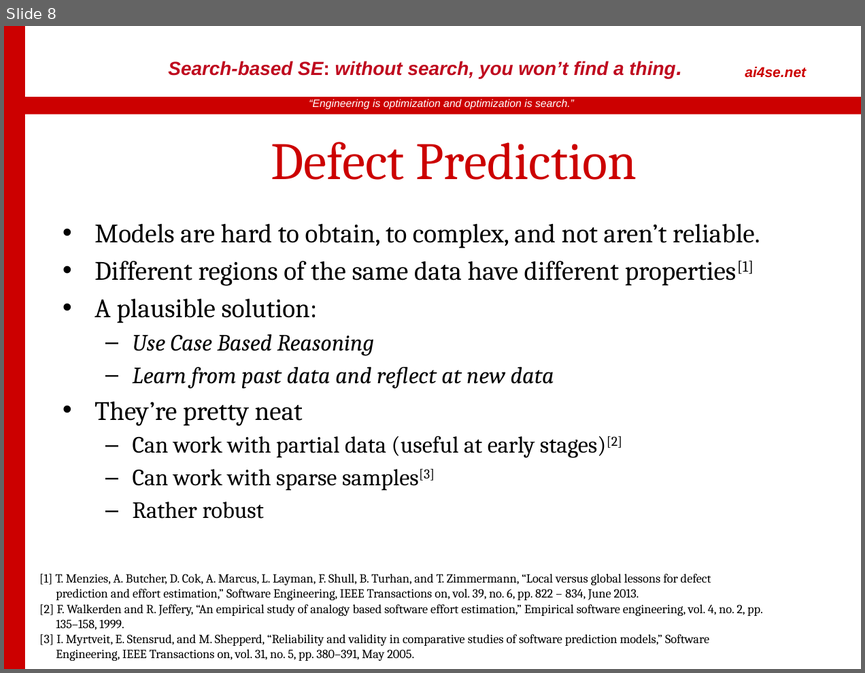
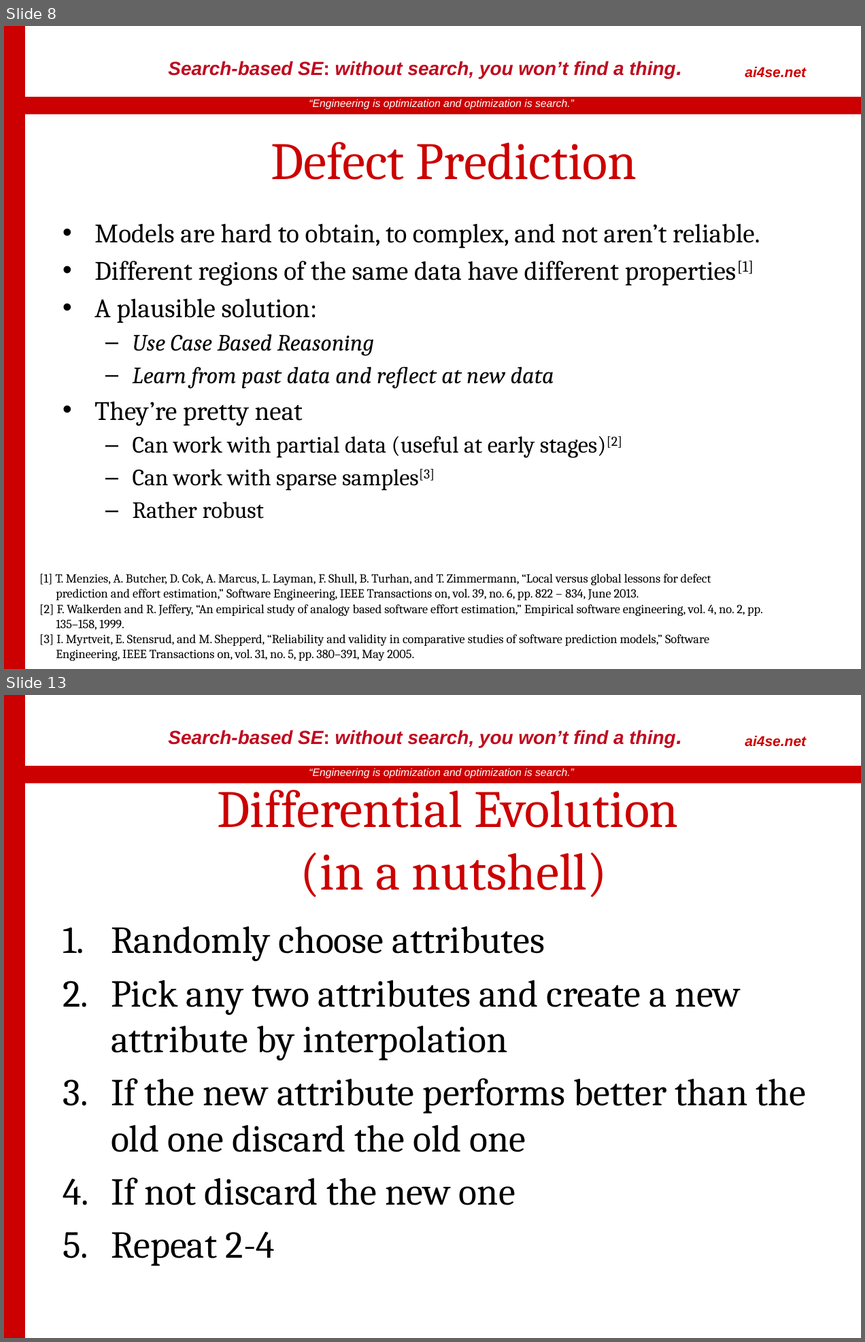
Before and after one commit to rahlk/CSC712-Software-Testing, a slide deck: Report/FinalPresentation.pptx. Shown one above the other, each under a label of ours: slide 8 before the commit, slides 8 and 13 after it; the slides between them are not shown. The pictures are 865x673 and 865x1342 pixels, drawn with LibreOffice and Linux fonts; fonts in the diff are those of the drawing; background and template pictures are left out. Boxes give left, top, right and bottom in pixels: in the first picture for what was removed or moved away, otherwise in the second. Text is boxed around its words. In the diff, an @@ line names an element or a change of style, - is before the commit and + after.

```diff
--- a/Report/FinalPresentation.pptx
+++ b/Report/FinalPresentation.pptx
@@ slide 13 added at box(4, 695, 861, 1338), background #FFFFFF; not listed: 4 template elements that a slide beside it also shows @@
@@ title added at box(218, 779, 679, 897), 44 pt, text #CC0000 @@
+Differential Evolution
+(in a nutshell)
@@ text added at box(111, 926, 806, 1266), 32 pt, text #000000 @@
+1. Randomly choose attributes
+2. Pick any two attributes and create a new attribute by interpolation
+3. If the new attribute performs better than the old one discard the old one
+4. If not discard the new one
+5. Repeat 2-4
```
Also in this commit, not shown: 2 slides changed, 10 other slides added.
